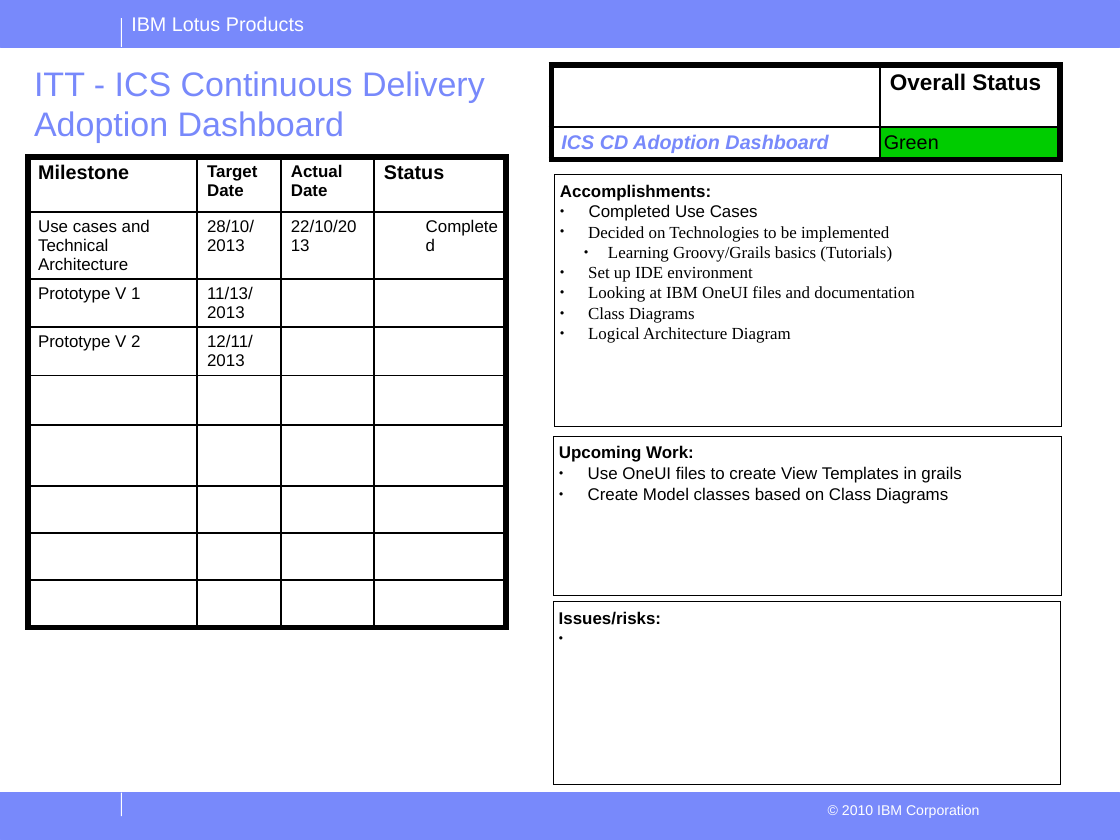
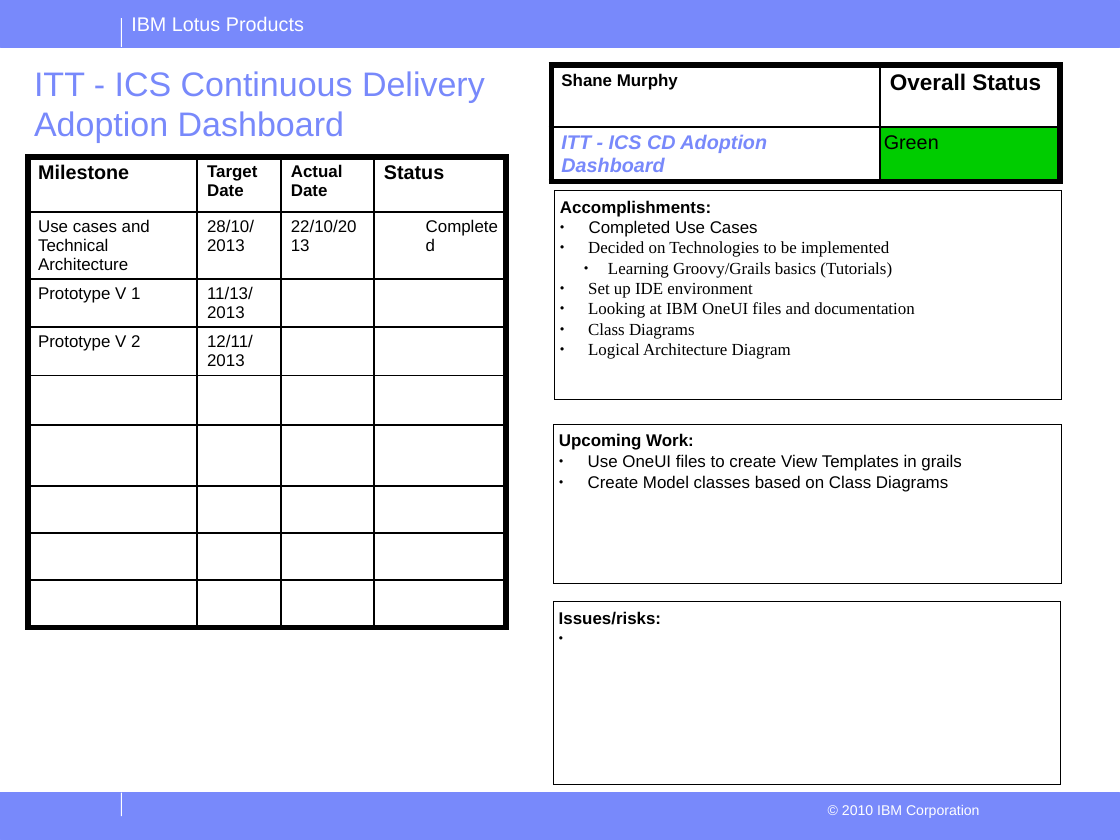
Before and after one commit to smur89/IBM-CD-Dashboard, a slide deck: slide 2 of Documentation/Project Status reports.odp. Drawn at 1120x840 pixels with LibreOffice and Linux fonts; fonts in the diff are those of the drawing; background and template pictures are left out. Boxes give left, top, right and bottom in pixels: in the first picture for what was removed or moved away, otherwise in the second. Text is boxed around its words. In the diff, an @@ line names an element or a change of style, - is before the commit and + after.

```diff
--- a/Documentation/Project Status reports.odp
+++ b/Documentation/Project Status reports.odp
@@ table at (x1=552, y1=65, x2=1060, y2=181) @@
-row 1, column 1: 
+row 1, column 1: Shane Murphy
-row 2, column 1: ICS CD Adoption Dashboard
+row 2, column 1: ITT - ICS CD Adoption Dashboard
@@ rectangle "Accomplishments:" resized from (x1=555, y1=175, x2=1062, y2=427) to (x1=555, y1=191, x2=1062, y2=400) @@
@@ rectangle "Upcoming Work:" moved from (x1=554, y1=436, x2=1061, y2=596) to (x1=554, y1=424, x2=1061, y2=583) @@
```
Also in this commit, not shown: 3 other slides changed, 1 slide added, 1 slide removed, 3 other files.
